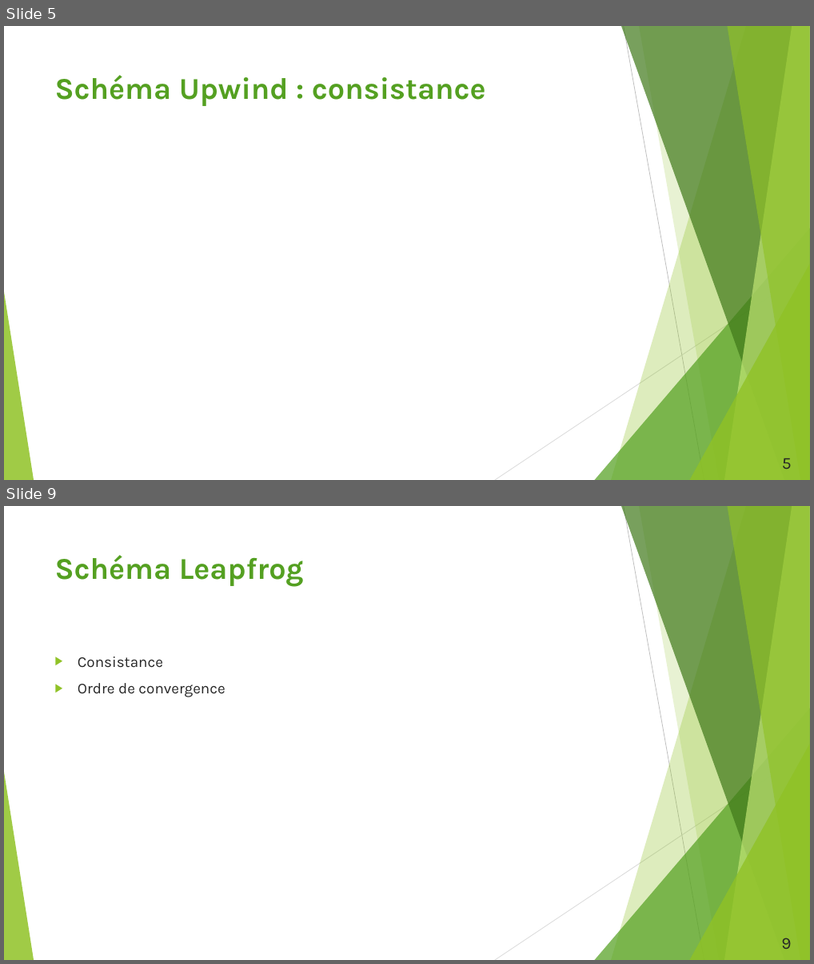
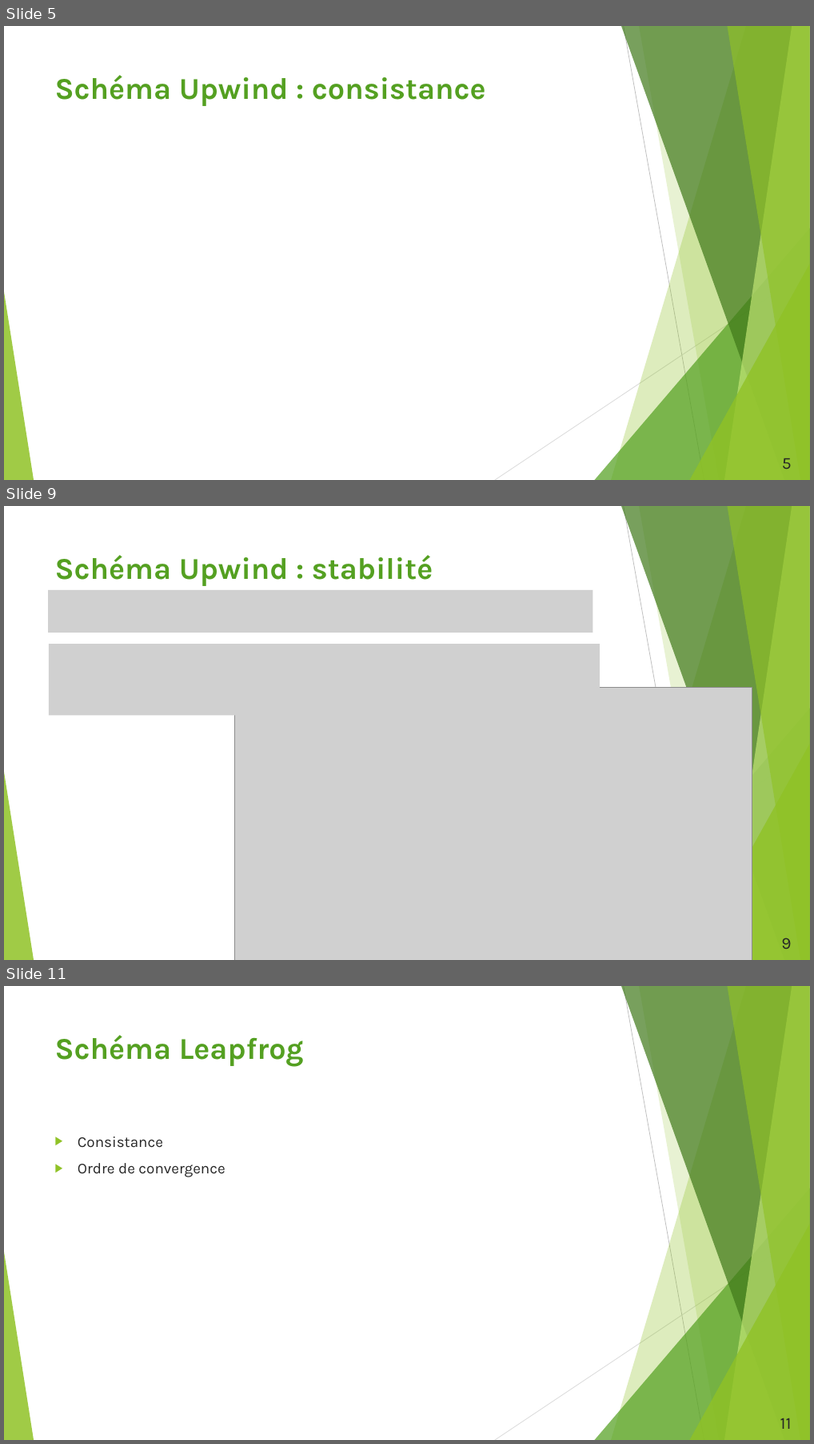
Before and after one commit to duynslaeger/projet_simulation_physique_Swift_Hohenberg, a slide deck: Présentation_LPHYS1303.pptx. Shown one above the other, each under a label of ours: slides 5 and 9 before the commit, slides 5, 9 and 11 after it; the slides between them are not shown. The pictures are 814x964 and 814x1444 pixels, drawn with LibreOffice and Linux fonts; fonts in the diff are those of the drawing; grey boxes stand for pictures. Boxes give left, top, right and bottom in pixels: in the first picture for what was removed or moved away, otherwise in the second. Text is boxed around its words. In the diff, an @@ line names an element or a change of style, - is before the commit and + after.

```diff
--- a/Présentation_LPHYS1303.pptx
+++ b/Présentation_LPHYS1303.pptx
@@ slide 9 added at <box>4,506,810,960</box>, background #FFFFFF; not listed: 10 template elements that a slide beside it also shows @@
@@ title added at <box>55,555,433,586</box>, 36 pt, text #54A021, bold @@
+Schéma Upwind : stabilité
@@ picture added at <box>48,590,594,633</box> @@
@@ picture added at <box>49,644,600,716</box> @@
@@ picture added at <box>235,688,753,960</box> @@
@@ page number added at <box>782,937,791,948</box>, 20 pt, text #262626 @@
+9
@@ what was slide 9 is now slide 11 @@
@@ page number at <box>781,1418,792,1428</box>: text changed @@
-9
+11
```
Also in this commit, not shown: 4 slides changed, 1 other slide added, 2 other files.
